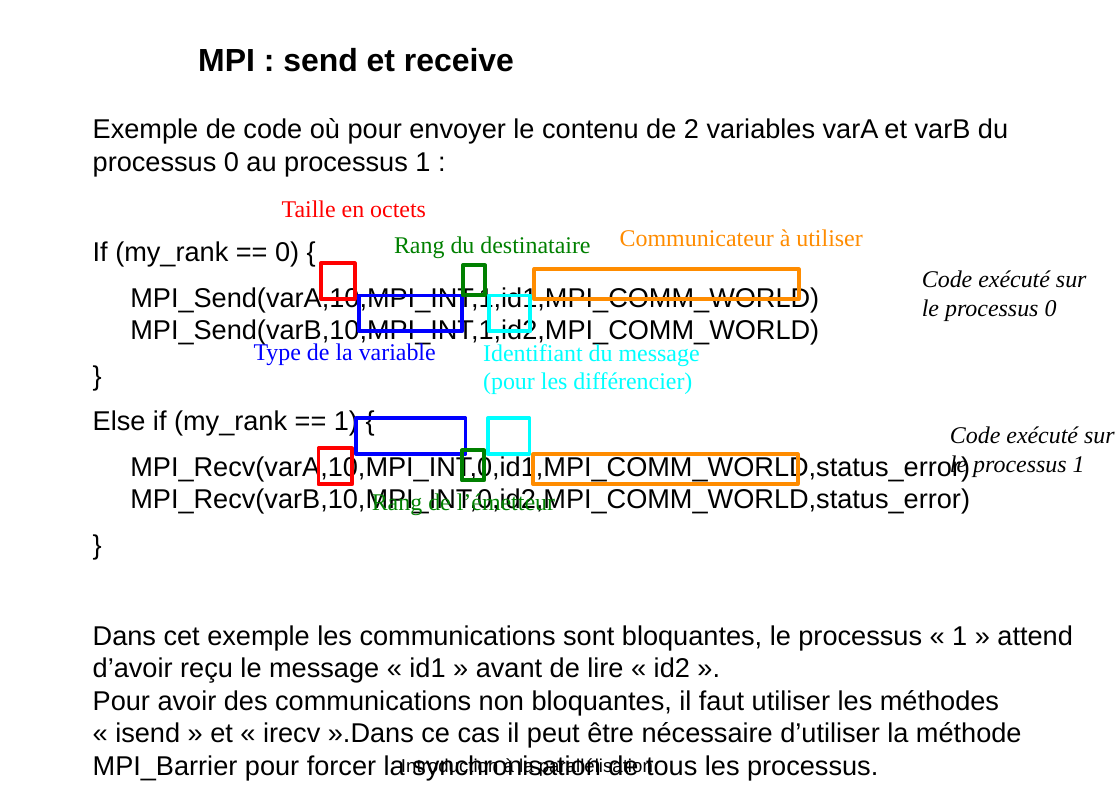
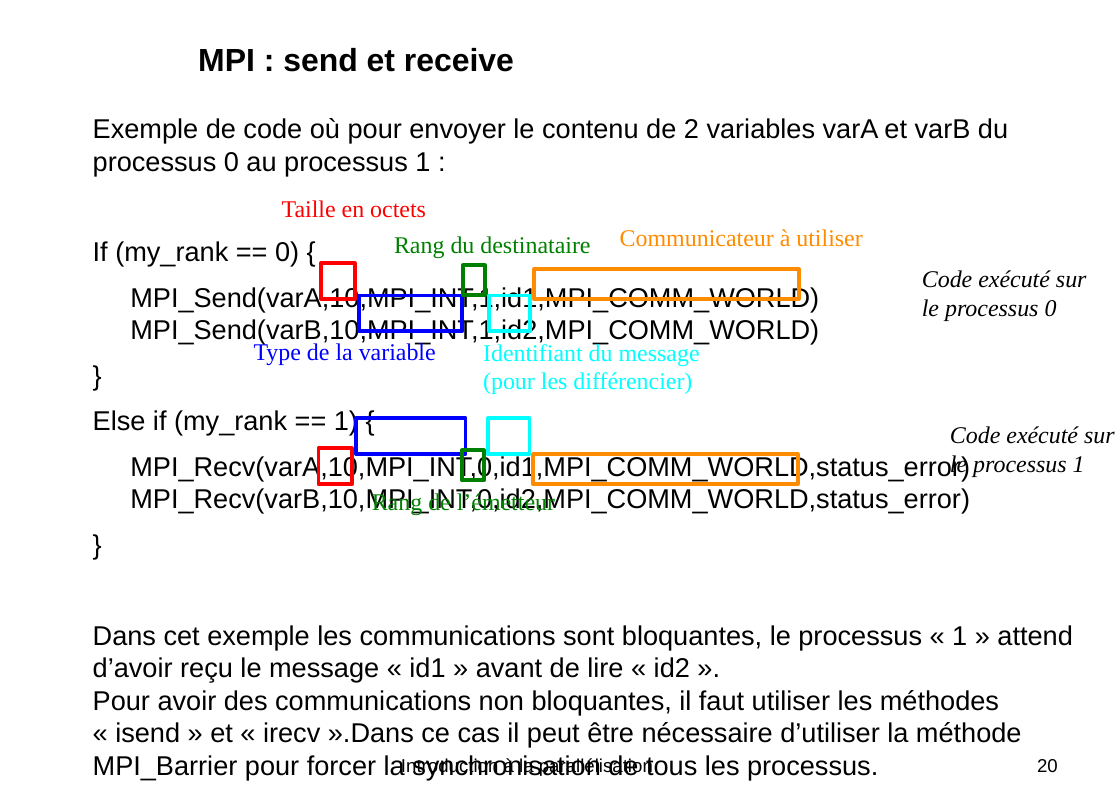
Before and after one commit to dareg/intro_parallelisation, a slide deck: slide 20 of IntroductionParallelisation.odp. Drawn at 1120x792 pixels with LibreOffice and Linux fonts; fonts in the diff are those of the drawing; background and template pictures are left out. Boxes give left, top, right and bottom in pixels: in the first picture for what was removed or moved away, otherwise in the second. Text is boxed around its words. In the diff, an @@ line names an element or a change of style, - is before the commit and + after.

```diff
--- a/IntroductionParallelisation.odp
+++ b/IntroductionParallelisation.odp
@@ page number added at [1037, 759, 1058, 773], 14 pt, text #000000 @@
+20
```
Also in this commit, not shown: 22 other slides changed, 1 other file.
